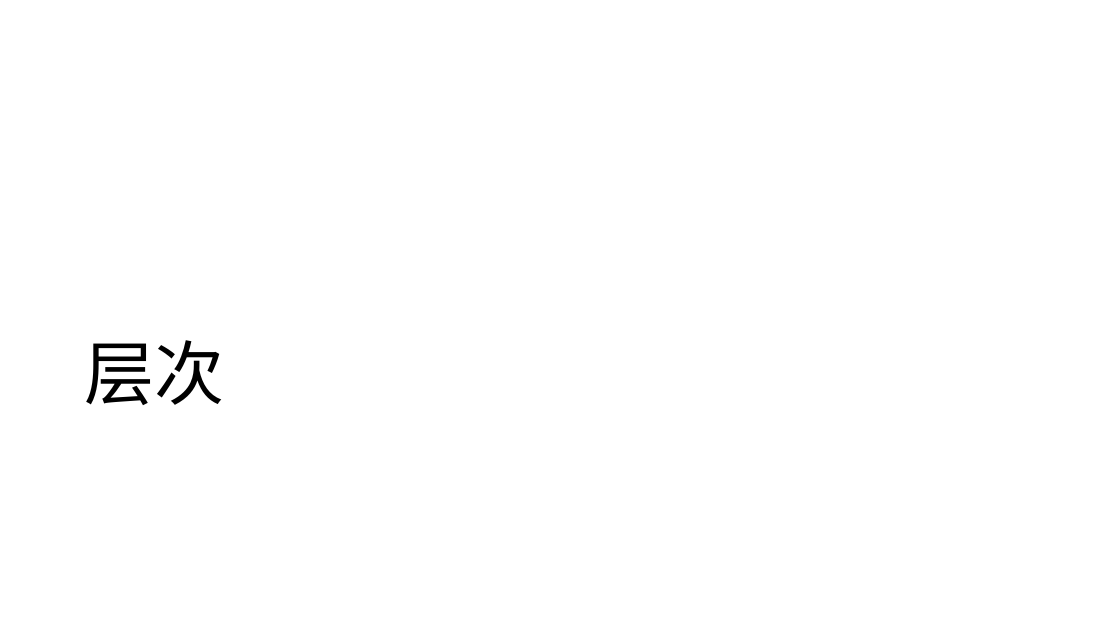
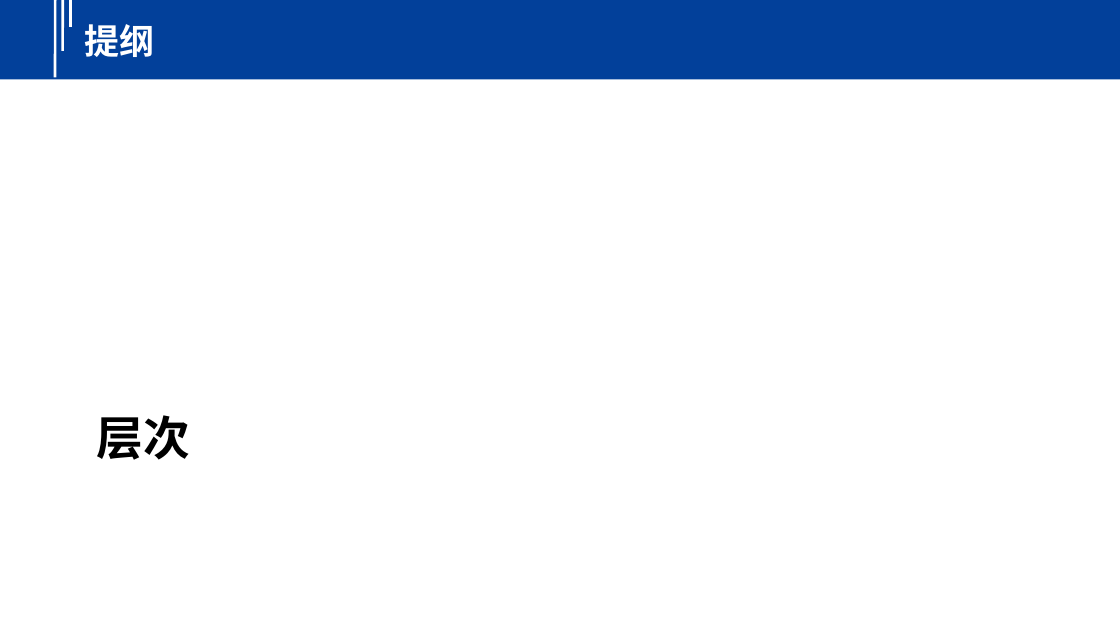
Before and after one commit to yindaheng98/Notebook, a slide deck: slide 2 of 学习笔记/边缘计算/EVE.pptx. Drawn at 1120x630 pixels with LibreOffice and Linux fonts; fonts in the diff are those of the drawing. Boxes give left, top, right and bottom in pixels: in the first picture for what was removed or moved away, otherwise in the second. Text is boxed around its words. In the diff, an @@ line names an element or a change of style, - is before the commit and + after.

```diff
--- a/学习笔记/边缘计算/EVE.pptx
+++ b/学习笔记/边缘计算/EVE.pptx
@@ rectangle added at (0,0,1120,79), fill #02409A @@
@@ line added from (55, 0) to (55, 77), #FFFFFF 2.25 pt @@
@@ line added from (63, 0) to (63, 51), #FFFFFF 2.25 pt @@
@@ line added from (71, 0) to (71, 28), #FFFFFF 2.25 pt @@
@@ text added at (84,24,154,57), 30 pt, text #FFFFFF, bold @@
+提纲
@@ title "层次": place and size @@
-title "层次" at (85,340,225,405)
+title "层次" at (97,415,190,460)
@@ title "层次" at (97,415,190,460): size 60 to 40 pt, font Noto Sans CJK SC to Calibri, bold on; line spacing 0.9 to 1; vertical alignment bottom to top @@
```
Also in this commit, not shown: 14 other slides changed, 2 slides added, 2 slides removed, 6 other files.
